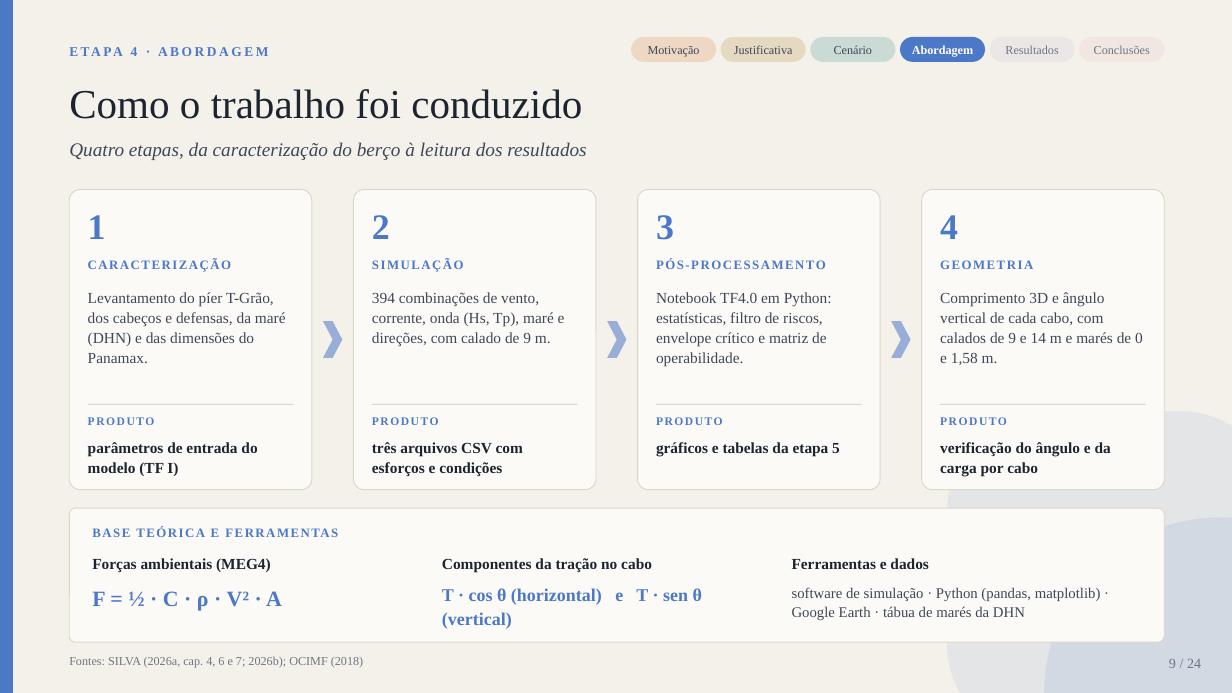
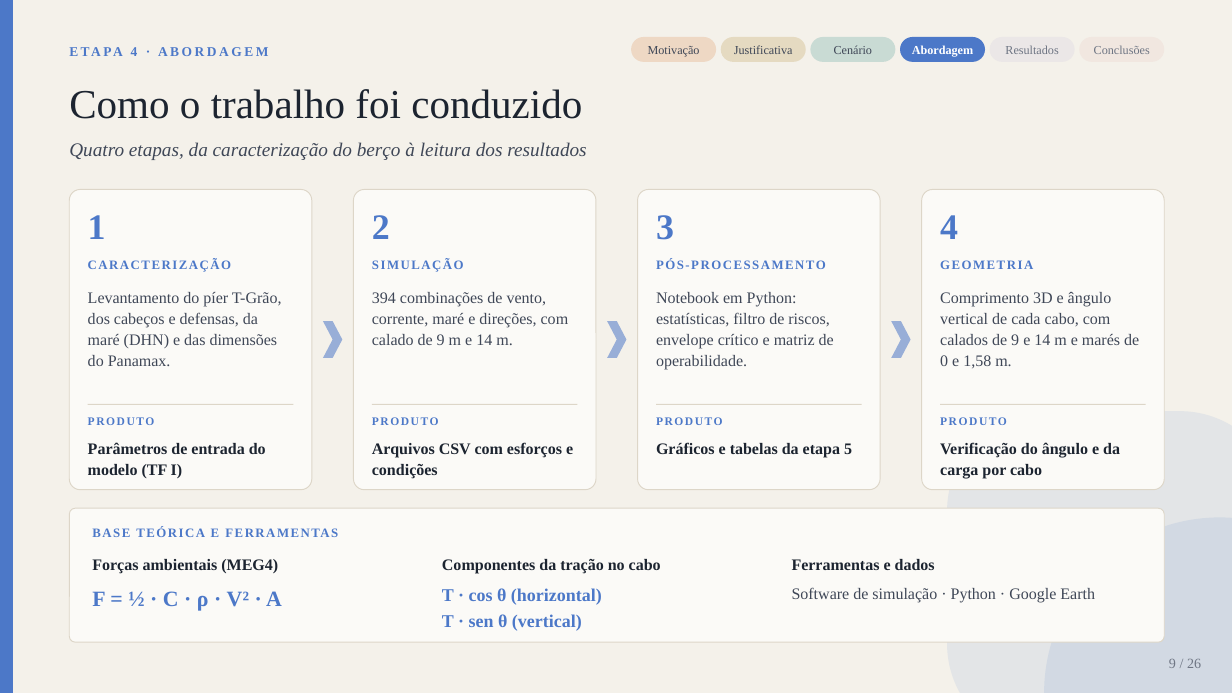
Before and after one commit to gustavogsilvaa/Apresentacao-Kiro, a slide deck: slide 9 of amarracao_v3/Apresentacao_TF_Amarracao_parcial.pptx. Drawn at 1232x693 pixels with LibreOffice and Linux fonts; fonts in the diff are those of the drawing. Boxes give left, top, right and bottom in pixels: in the first picture for what was removed or moved away, otherwise in the second. Text is boxed around its words. In the diff, an @@ line names an element or a change of style, - is before the commit and + after.

```diff
--- a/amarracao_v3/Apresentacao_TF_Amarracao_parcial.pptx
+++ b/amarracao_v3/Apresentacao_TF_Amarracao_parcial.pptx
@@ text at bbox=[372, 292, 569, 345]: text changed; size 12 to 12.5 pt @@
-394 combinações de vento, corrente, onda (Hs, Tp), maré e direções, com calado de 9 m.
+394 combinações de vento, corrente, maré e direções, com calado de 9 m e 14 m.
@@ text at bbox=[656, 292, 834, 370]: text changed; size 12 to 12.5 pt @@
-Notebook TF4.0 em Python: estatísticas, filtro de riscos, envelope crítico e matriz de operabilidade.
+Notebook em Python: estatísticas, filtro de riscos, envelope crítico e matriz de operabilidade.
@@ text at bbox=[88, 442, 266, 478]: text changed; size 12 to 12.5 pt @@
-parâmetros de entrada do modelo (TF I)
+Parâmetros de entrada do modelo (TF I)
@@ text at bbox=[372, 442, 573, 479]: text changed; size 12 to 12.5 pt @@
-três arquivos CSV com esforços e condições
+Arquivos CSV com esforços e condições
@@ text at bbox=[656, 442, 852, 458]: text changed; size 12 to 12.5 pt @@
-gráficos e tabelas da etapa 5
+Gráficos e tabelas da etapa 5
@@ text at bbox=[940, 442, 1120, 479]: text changed; size 12 to 12.5 pt @@
-verificação do ângulo e da carga por cabo
+Verificação do ângulo e da carga por cabo
@@ size 12 to 12.5 pt in 5 elements at bbox=[88, 292, 282, 366], bbox=[940, 292, 1139, 368], bbox=[92, 559, 278, 574], bbox=[442, 559, 661, 574], bbox=[792, 559, 935, 570] @@
@@ text at bbox=[442, 588, 602, 631]: text changed @@
-T · cos θ (horizontal) e T · sen θ (vertical)
+T · cos θ (horizontal)
+T · sen θ (vertical)
@@ text at bbox=[792, 587, 1095, 603]: text changed; size 11.5 to 12.5 pt @@
-software de simulação · Python (pandas, matplotlib) · Google Earth · tábua de marés da DHN
+Software de simulação · Python · Google Earth
@@ text removed at bbox=[69, 656, 363, 668] @@
-Fontes: SILVA (2026a, cap. 4, 6 e 7; 2026b); OCIMF (2018)
@@ text at bbox=[1169, 659, 1201, 668]: text changed @@
-9 / 24
+9 / 26
```
Also in this commit, not shown: 23 other slides changed, 2 slides added, 10 other files.
